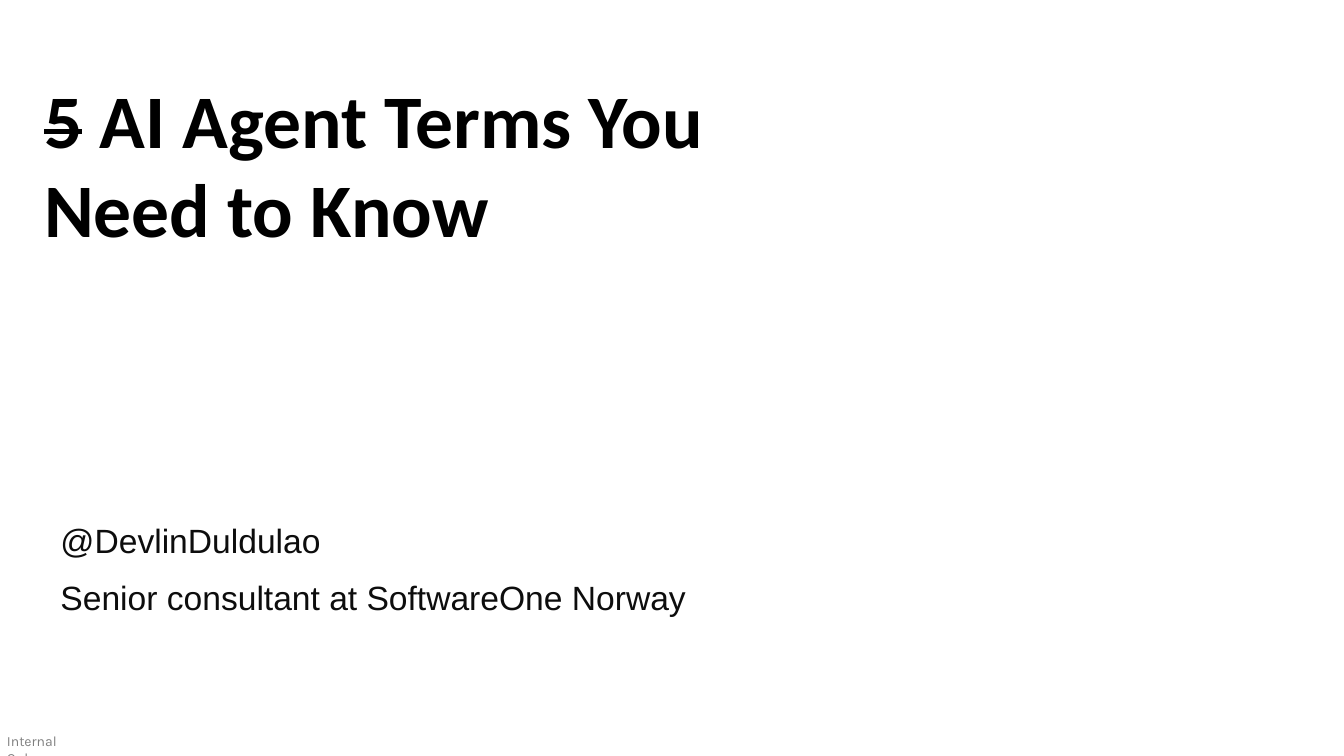
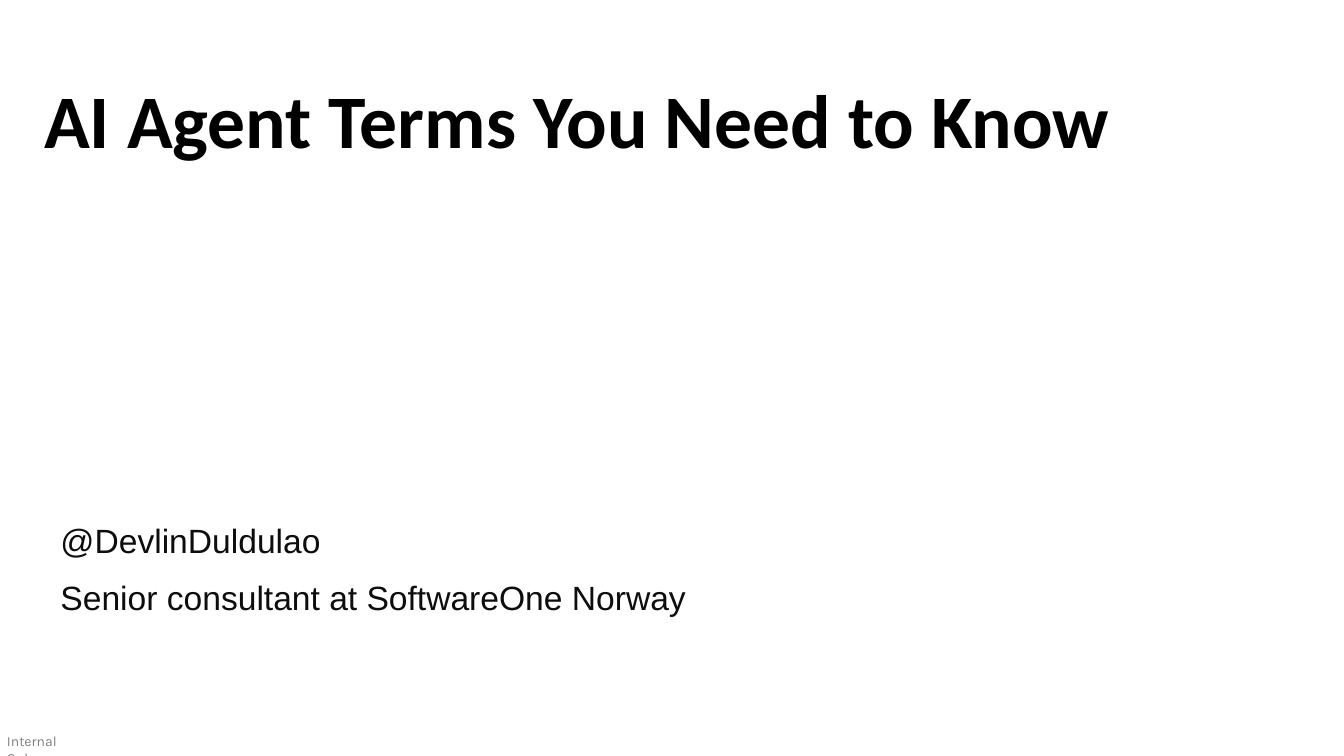
Before and after one commit to devlinduldulao/agents-and-skill-demo, a slide deck: slide 1 of ai-agent-terms-full-talk.pptx. Drawn at 1344x756 pixels with LibreOffice and Linux fonts; fonts in the diff are those of the drawing. Boxes give left, top, right and bottom in pixels: in the first picture for what was removed or moved away, otherwise in the second. Text is boxed around its words. In the diff, an @@ line names an element or a change of style, - is before the commit and + after.

```diff
--- a/ai-agent-terms-full-talk.pptx
+++ b/ai-agent-terms-full-talk.pptx
@@ text at <box>44,95,1109,161</box>: text changed @@
-5 AI Agent Terms You Need to Know
+AI Agent Terms You Need to Know
```
Also in this commit, not shown: 2 other slides changed, 1 slide removed.
